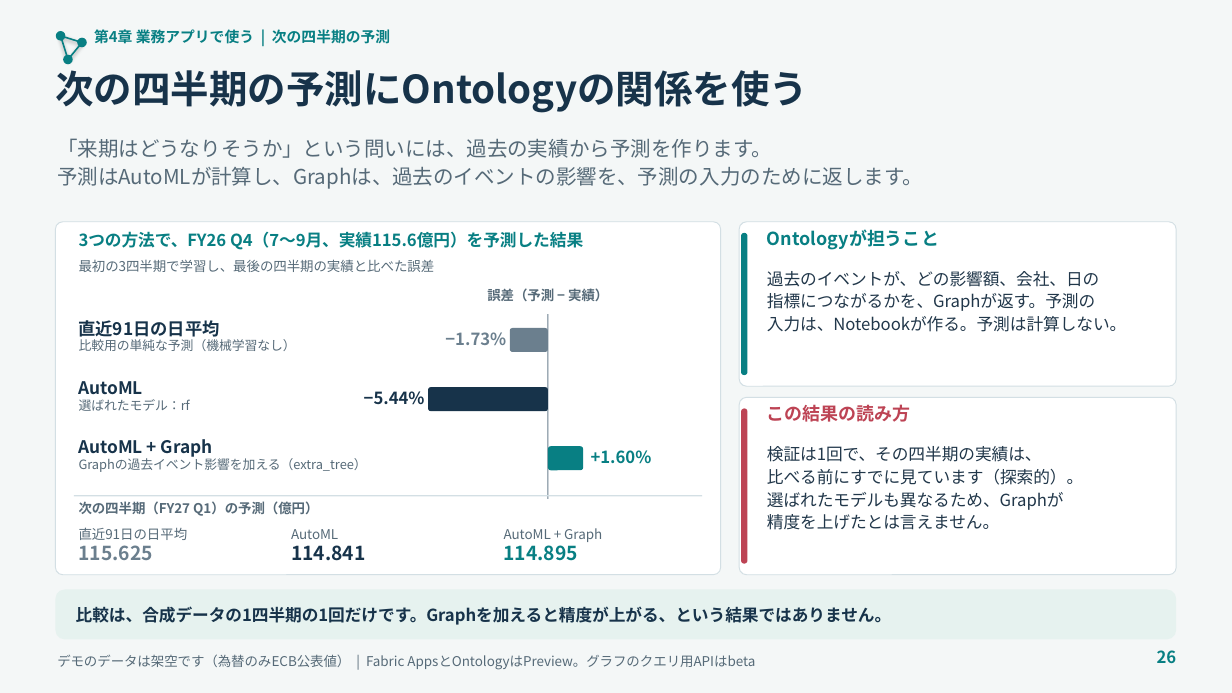
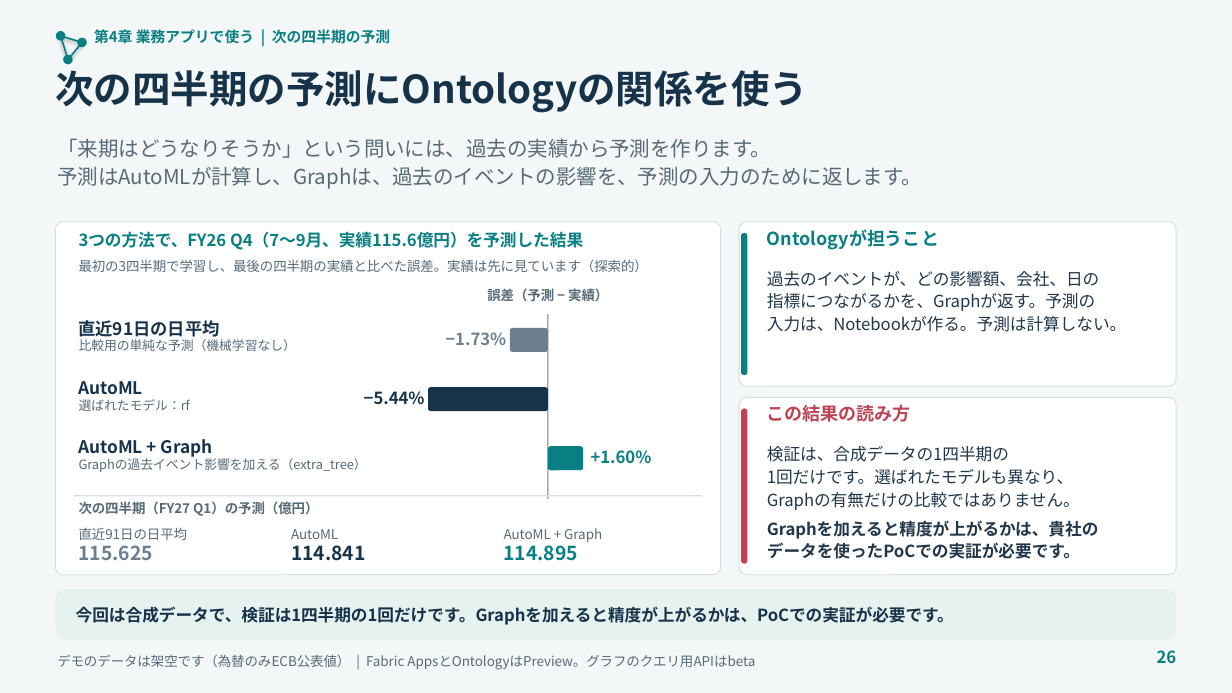
Before and after one commit to c-nova/FabricOntology_Trading, a slide deck: slide 26 of decks/TradingOntology_Customer_Deck_JA.pptx. Drawn at 1232x693 pixels with LibreOffice and Linux fonts; fonts in the diff are those of the drawing. Boxes give left, top, right and bottom in pixels: in the first picture for what was removed or moved away, otherwise in the second. Text is boxed around its words. In the diff, an @@ line names an element or a change of style, - is before the commit and + after.

```diff
--- a/decks/TradingOntology_Customer_Deck_JA.pptx
+++ b/decks/TradingOntology_Customer_Deck_JA.pptx
@@ text at (79, 259, 648, 272): text changed @@
-最初の3四半期で学習し、最後の四半期の実績と比べた誤差
+最初の3四半期で学習し、最後の四半期の実績と比べた誤差。実績は先に見ています（探索的）
@@ text at (767, 446, 1099, 559): text changed @@
-検証は1回で、その四半期の実績は、
-比べる前にすでに見ています（探索的）。
-選ばれたモデルも異なるため、Graphが
-精度を上げたとは言えません。
+検証は、合成データの1四半期の
+1回だけです。選ばれたモデルも異なり、
+Graphの有無だけの比較ではありません。
+Graphを加えると精度が上がるかは、貴社の
+データを使ったPoCでの実証が必要です。
@@ text at (76, 606, 954, 625): text changed @@
-比較は、合成データの1四半期の1回だけです。Graphを加えると精度が上がる、という結果ではありません。
+今回は合成データで、検証は1四半期の1回だけです。Graphを加えると精度が上がるかは、PoCでの実証が必要です。
```
Also in this commit, not shown: 1 other slide changed, 4 other files.
